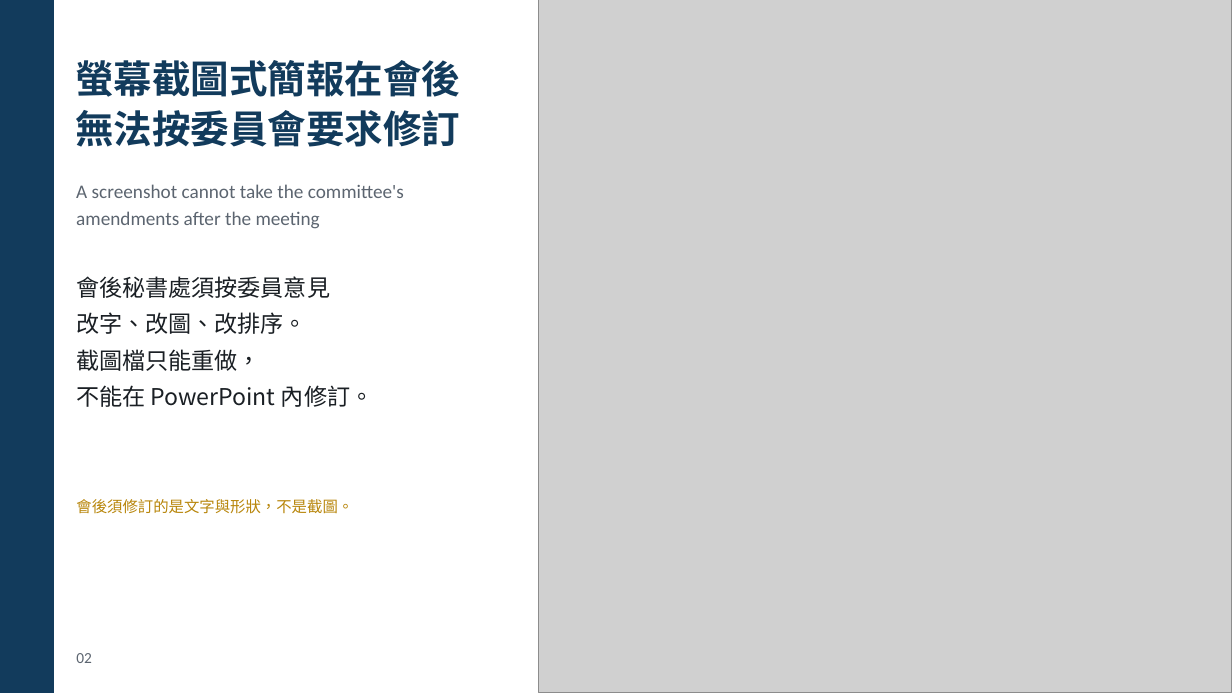
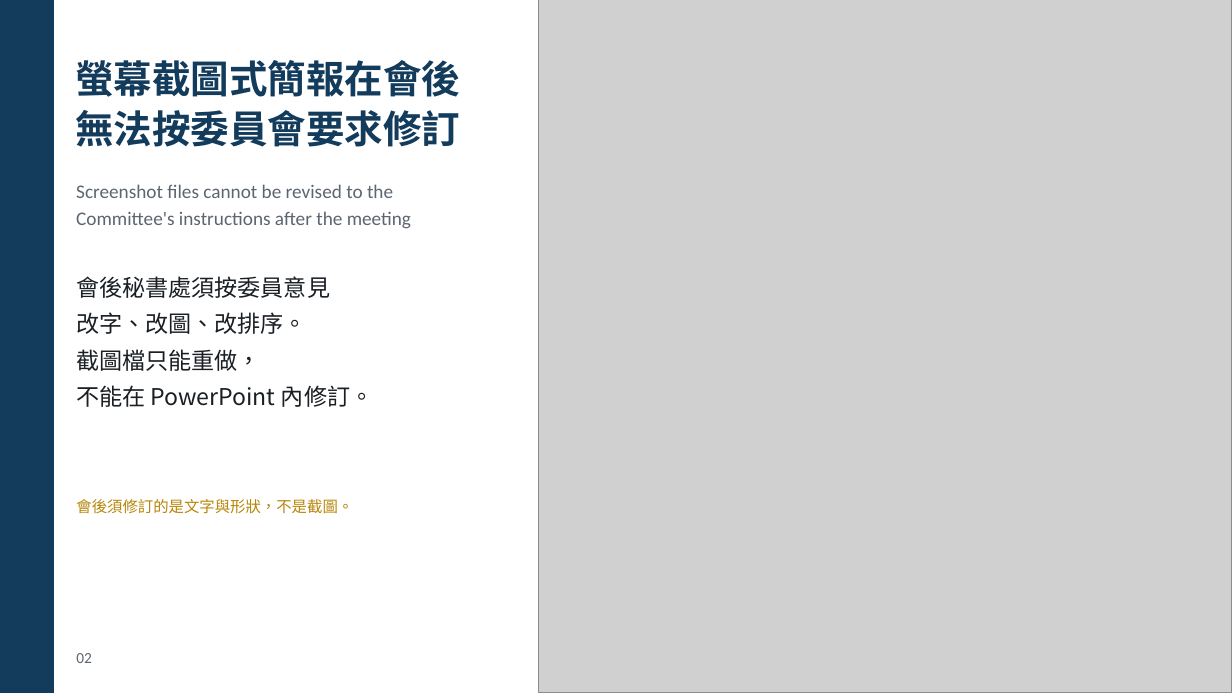
Before and after one commit to hugohe3/ppt-master, a slide deck: slide 2 of examples/ai_native_pptx_brief.pptx. Drawn at 1232x693 pixels with LibreOffice and Linux fonts; fonts in the diff are those of the drawing; grey boxes stand for pictures. Boxes give left, top, right and bottom in pixels: in the first picture for what was removed or moved away, otherwise in the second. Text is boxed around its words. In the diff, an @@ line names an element or a change of style, - is before the commit and + after.

```diff
--- a/examples/ai_native_pptx_brief.pptx
+++ b/examples/ai_native_pptx_brief.pptx
@@ text at (76, 184, 411, 229): text changed @@
-A screenshot cannot take the committee's
-amendments after the meeting
+Screenshot files cannot be revised to the
+Committee's instructions after the meeting
```
Also in this commit, not shown: 3 other slides changed, 6 other files.
